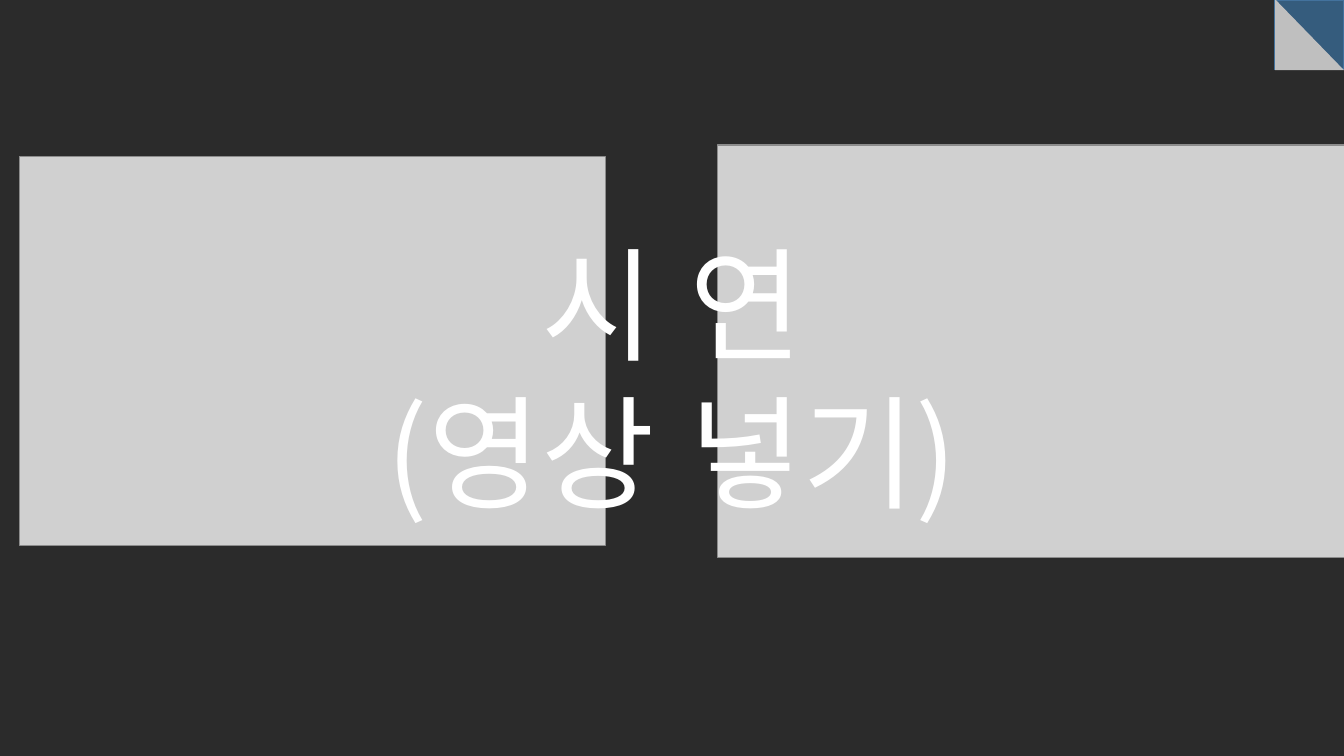
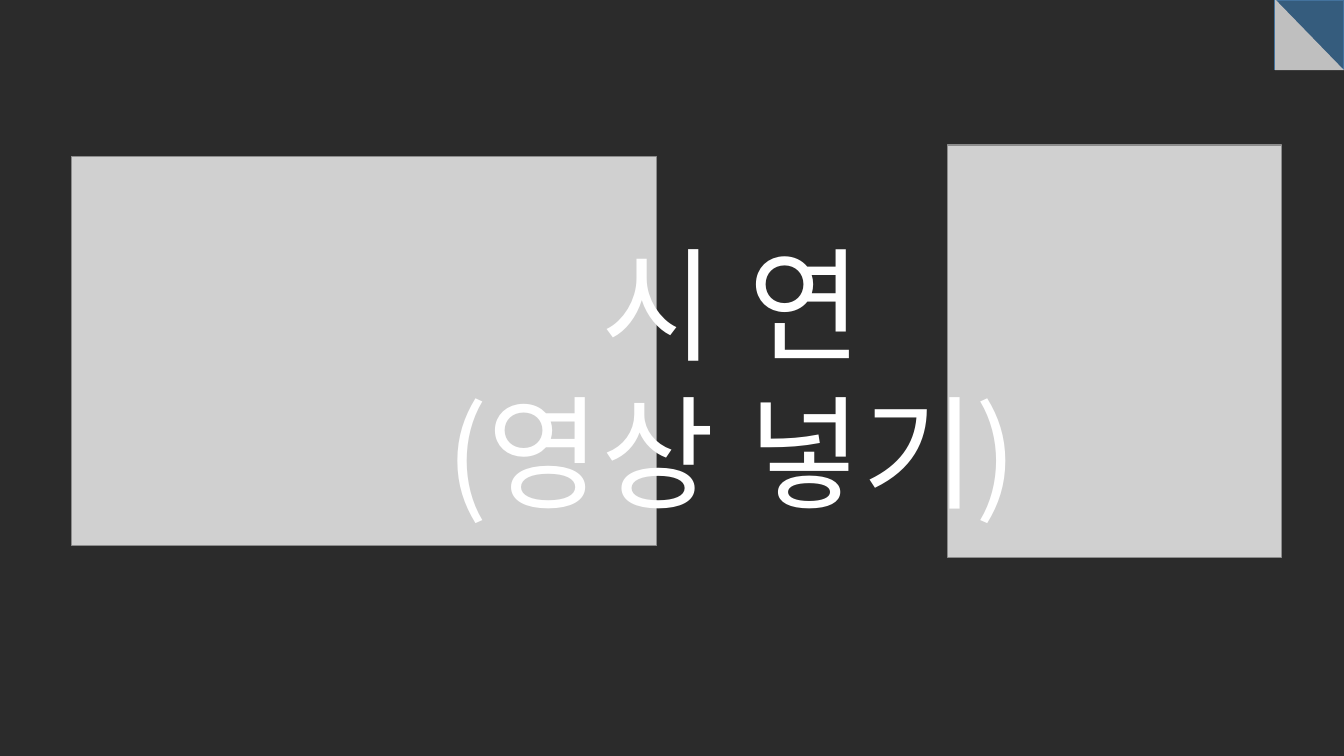
Before and after one commit to dgsw-2019-hackathon/J_B_H_AirConditioner, a slide deck: slide 27 of pptFile/ppt.pptx (slide 28 before the commit). Drawn at 1344x756 pixels with LibreOffice and Linux fonts; fonts in the diff are those of the drawing; grey boxes stand for pictures; background and template pictures are left out; a plain dark background stands for a picture behind light text. Boxes give left, top, right and bottom in pixels: in the first picture for what was removed or moved away, otherwise in the second. Text is boxed around its words. In the diff, an @@ line names an element or a change of style, - is before the commit and + after.

```diff
--- a/pptFile/ppt.pptx
+++ b/pptFile/ppt.pptx
@@ picture: place and size @@
-picture at (718, 145, 1344, 558)
+picture at (948, 145, 1281, 558)
@@ picture: place and size @@
-picture at (20, 157, 605, 545)
+picture at (72, 157, 656, 545)
@@ text "시 연": place and size @@
-text "시 연" at (387, 226, 957, 530)
+text "시 연" at (446, 226, 1017, 530)
```
Also in this commit, not shown: 6 other slides changed, 2 slides added, 3 slides removed.
